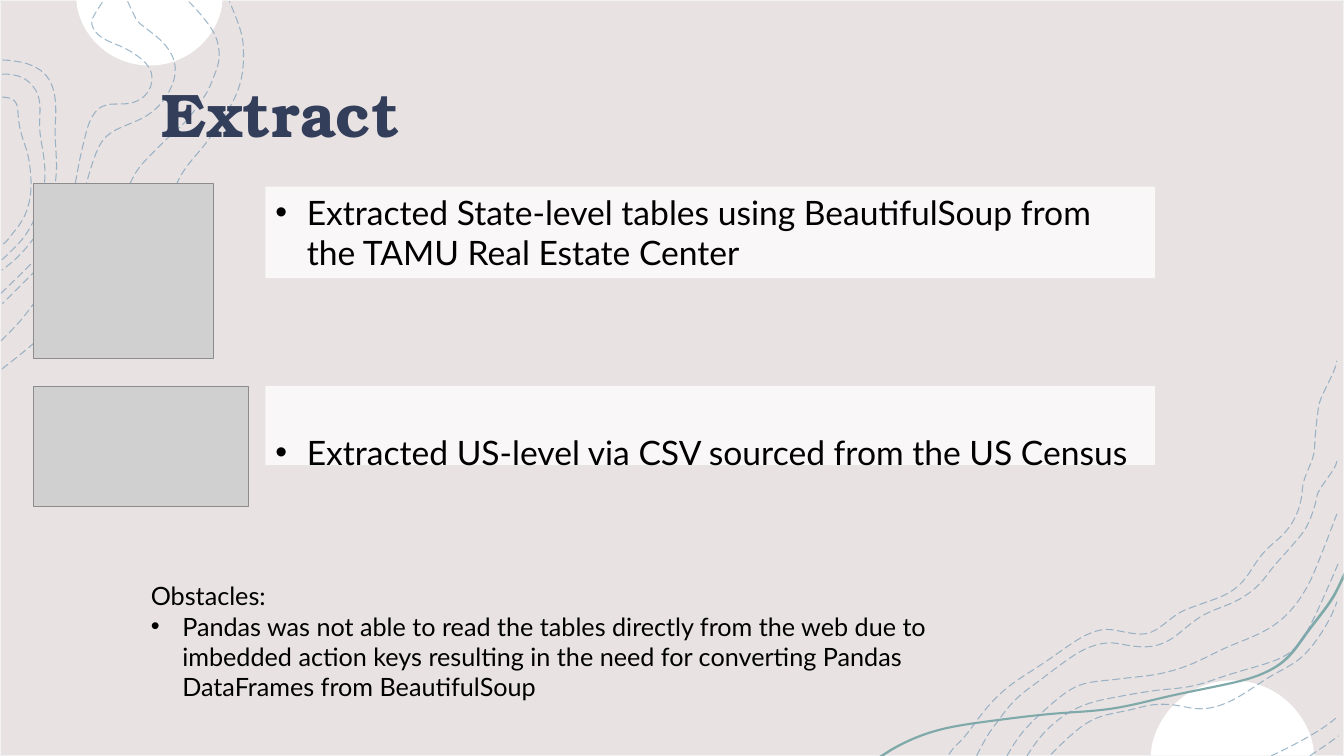
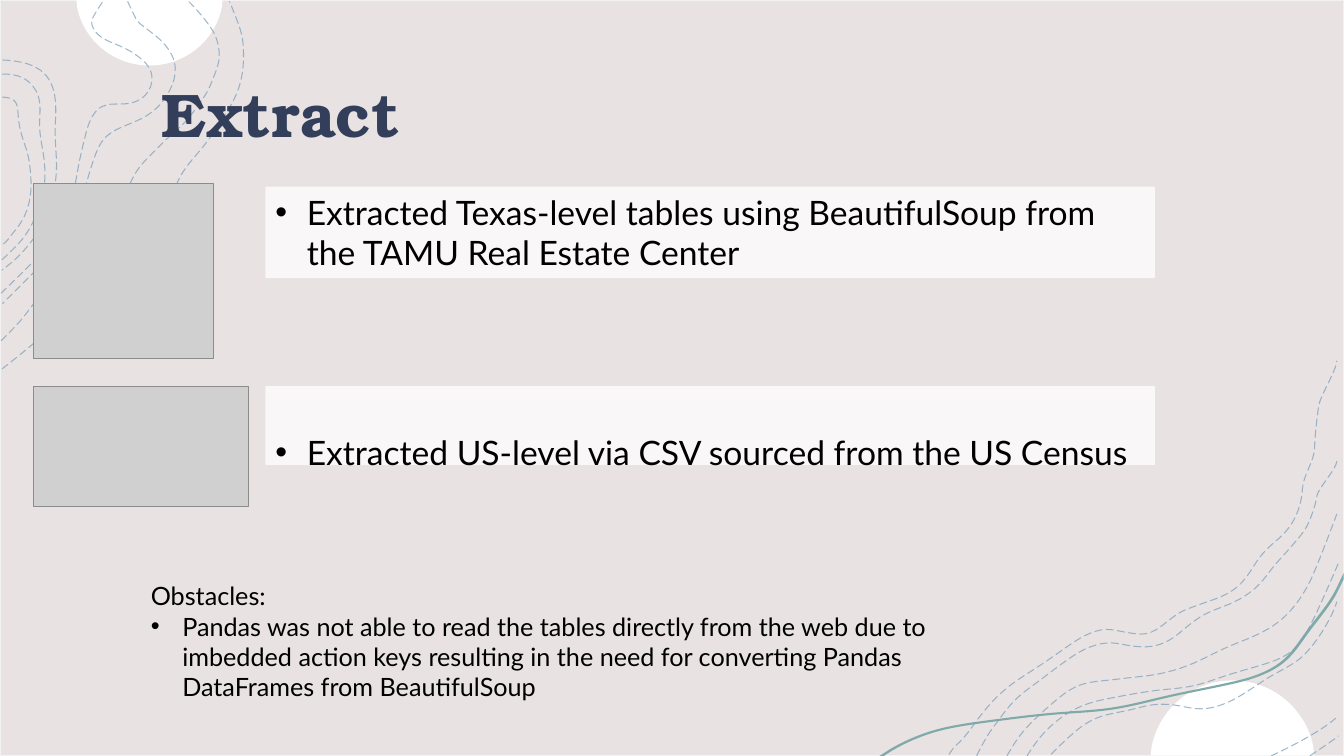
Before and after one commit to jtell32/Project-2, a slide deck: slide 6 of Project 2 (Group 4)v2.pptx. Drawn at 1344x756 pixels with LibreOffice and Linux fonts; fonts in the diff are those of the drawing; grey boxes stand for pictures. Boxes give left, top, right and bottom in pixels: in the first picture for what was removed or moved away, otherwise in the second. Text is boxed around its words. In the diff, an @@ line names an element or a change of style, - is before the commit and + after.

```diff
--- a/Project 2 (Group 4)v2.pptx
+++ b/Project 2 (Group 4)v2.pptx
@@ text in rectangle at [307,200,1095,266]: text changed @@
-• Extracted State-level tables using BeautifulSoup from the TAMU Real Estate Center
+• Extracted Texas-level tables using BeautifulSoup from the TAMU Real Estate Center
```
Also in this commit, not shown: 2 other slides changed, 1 slide added, 1 slide removed.
